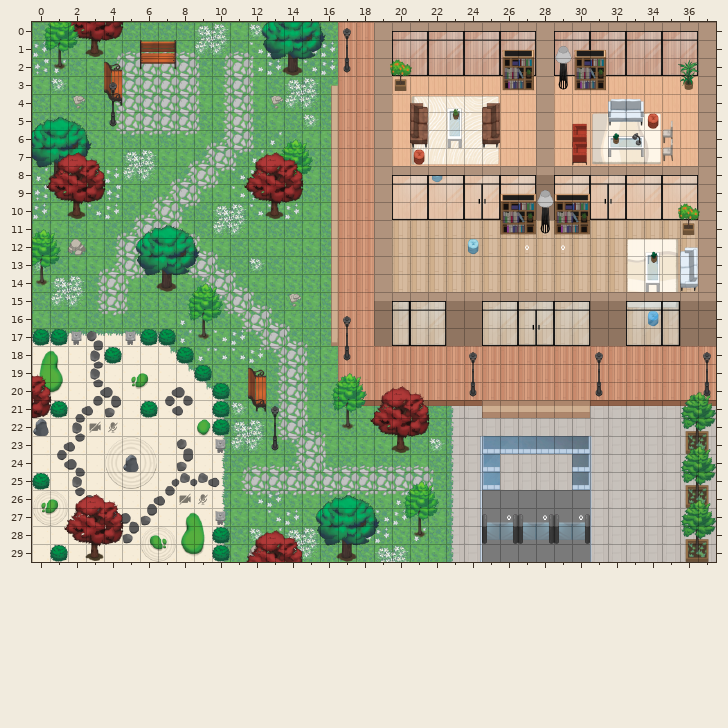
Two states of a Tiled map (JSON), v1-wa-mapdescercles.tmj. The picture above is the old version.
Cells are 32x32 px. Shown: x 0..37, y 0..29.
After the commit:
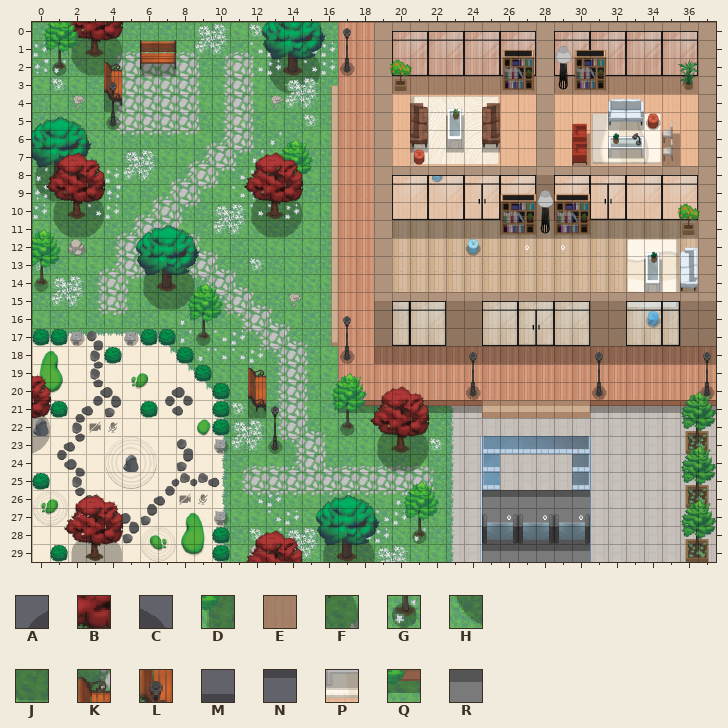
Key: from "Chunk 1": A 82, B 83, C 84, D 85, E 86, F 87, G 88, H 89, J 90, K 91, L 94, M 96 flipped up-down, N 98, P 99 flipped up-down, Q 101, R 102.
_ is an empty cell, . an unchanged one.
See-through tiles are keyed as they look on the map.
Edits made:
--- layer "Shadow"
@@ x 0..37 @@
- 0 ..___.................................
- 1 ..___.........__......................
- 2 .____.__.....___._....................
- 3 ...._........___....________.________.
- 4 ...._.................................
- 5 ...._.................._........___...
- 6 ....................._._._...._.__._..
- 7 ._..................._._._...._.__._..
- 8 ___...................................
- 9 __._........___.......................
-10 .___........___.......................
-11 .___........___....._________________.
-12 .._....................._.............
-13 .......__........................._...
-14 _.....___........................._._.
-15 ......___.............................
-16 .................................._...
-17 .._.._..._............................
-18 ................._.___________________
+ 0 ..ABC.................................
+ 1 ..DEF.........BC......................
+ 2 .GHJK.EE.....DEF.G....................
+ 3 ....L........HJK....EEEEEEEE.EEEEEEEE.
+ 4 ....E.................................
+ 5 ....G..................L........EEG...
+ 6 .....................E.E.E....L.MM.L..
+ 7 .B...................N.N.N....E.PP.E..
+ 8 DEF...................................
+ 9 HJ.C........ABG.......................
+10 .DEF........DEF.......................
+11 .HJK........HJK.....EEEEEEEEEEEEEEEEE.
+12 ..G.....................G.............
+13 .......BC.........................L...
+14 G.....DEF.........................E.E.
+15 ......HJK.............................
+16 ..................................G...
+17 ..G..G...G............................
+18 .................G.EEEEEEEEEEEEEEEEEEE
@@ x 0..37 @@
-20 ............_..........._......_....._
-21 _..........._....___.____......_______
-22 _................_.___................
-23 _........._.._.....___................
-24 ...................___................
+20 ............L...........G......G.....G
+21 C...........E....QQQ.QQQQ......QQQQQQQ
+22 F................G.ABC................
+23 K.........G..G.....DEF................
+24 ...................HJK................
@@ x 2..30 @@
-26 .......................______
-27 ........_....................
-28 ___............__.._...______
-29 ___...........___......______
+26 .......................RRRRRR
+27 ........G....................
+28 ABC............BC..G...EEEEEE
+29 DEF...........DEF......RRRRRR
